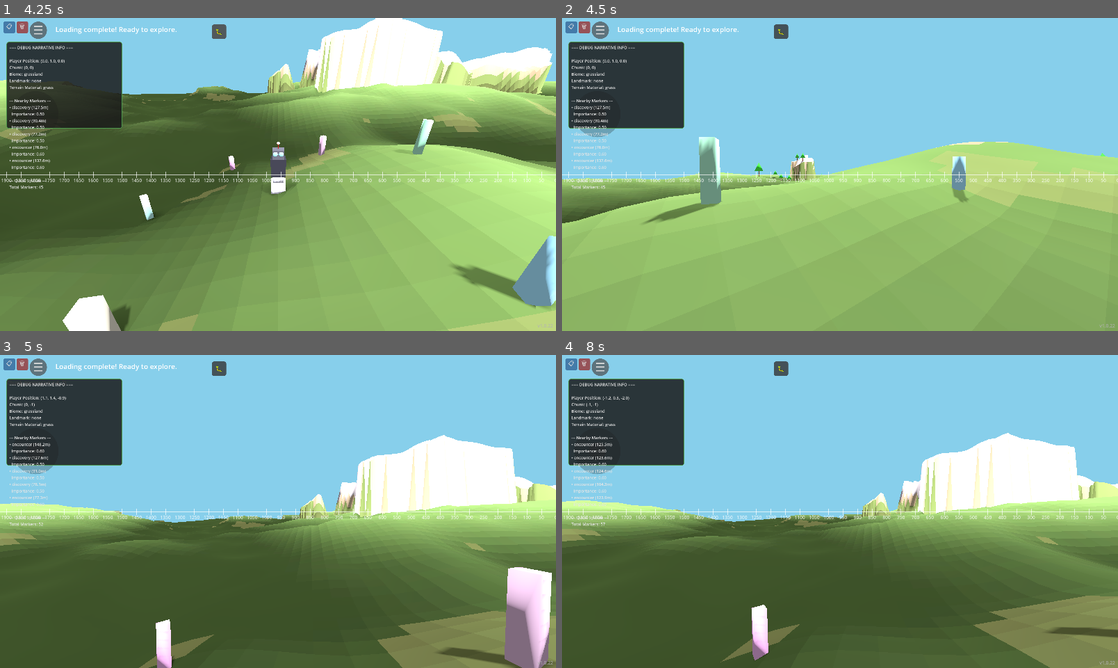
Above: before the commit, frames 1-4 (two rows, left to right).
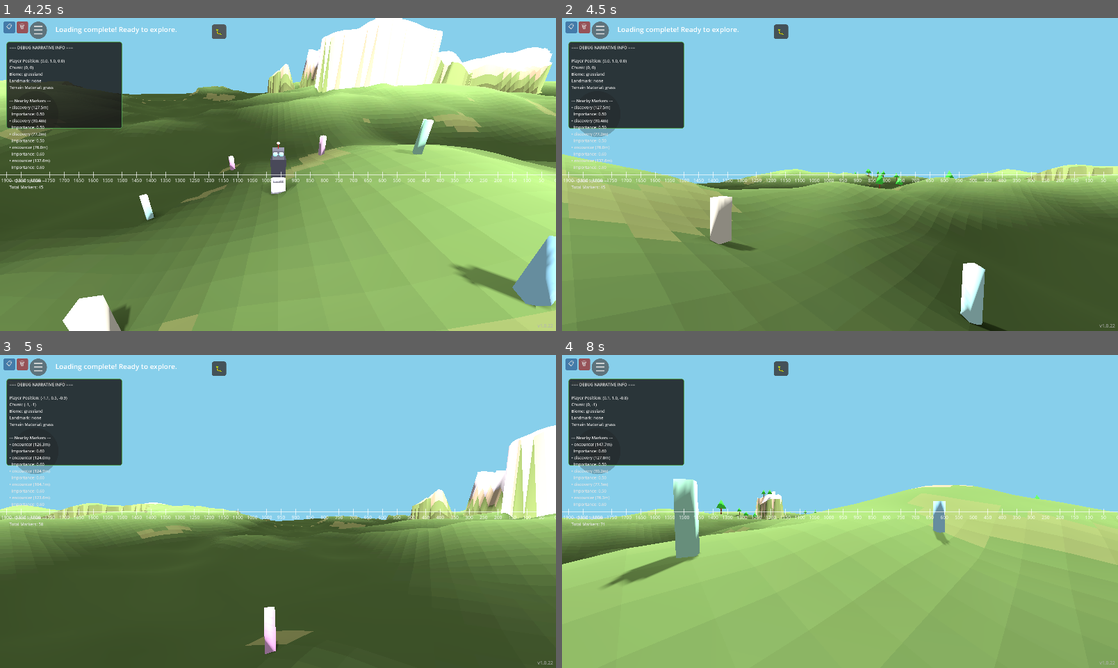
Above: after the commit, the same moments.

Repository: felix-dieterle/YouGame_godot4_public
Game: Godot game, scene res://scenes/main.tscn
The game is run twice, just before and just after one commit, with the same random seed, the same clock (stepped at 60 frames per second) and the same inputs.
Inputs (mouse positions are in pixels of both pictures, inside the frame that each line leads up to):
- Up to frame 1 (4.25 s): click "📋" at 0.5 s; click "🗑" at 1.25 s; click "☰" at 2 s; click "▶ Resume Game" at 2.75 s; click "🐛" at 3.5 s
- Up to frame 2 (4.5 s): tap Enter at 4.25 s; move the mouse to (962, 158) at 4.27 s; hold Right (ui_right) from 4.28 s (still down); hold V (toggle_camera_view) from 4.28 s (still down); click (962, 158) at 4.42 s
- Up to frame 3 (5 s): keep holding Right (ui_right); keep holding V (toggle_camera_view)
- Up to frame 4 (8 s): release Right (ui_right) at 5 s; release V (toggle_camera_view) at 5 s; drag from (728, 527) to (812, 574) at 5.02 s; move the mouse to (895, 442) at 5.77 s; hold Right (ui_right) 5.78-6.5 s; hold V (toggle_camera_view) 5.78-6.5 s; drag from (812, 574) to (673, 464) at 6.52 s; tap Space at 7.25 s; move the mouse to (1006, 558) at 7.27 s; hold Left (ui_left) from 7.28 s (still down); hold V (toggle_camera_view) from 7.28 s (still down)

Frame 1 is identical in both runs. In frame 2, 53% of the frame differs, in the area x 0-100%, y 38-100%; in frame 3, 22%; in frame 4, 55%, in the area x 0-100%, y 13-100%.

Commit message:
Fix first-person joystick left/right inversion by negating input_dir.x
Co-authored-by: felix-dieterle <1490062+felix-dieterle@users.noreply.github.com>

Diff:
--- a/scripts/player.gd
+++ b/scripts/player.gd
@@ -93,8 +93,11 @@
     if input_dir.length() > 0.01:
         if is_first_person:
             # First-person: Transform input by player's rotation
-            # input_dir.x → X axis (right/left), -input_dir.y → Z axis (forward/back, negated to convert UI coords to 3D)
-            var input_3d = Vector3(input_dir.x, 0, -input_dir.y).normalized()
+            # In first-person, the camera is rotated 180° (PI radians) to look forward
+            # This means we need to invert the X-axis input so that right joystick = turn right
+            # -input_dir.x → X axis (right/left, negated for first-person camera orientation)
+            # -input_dir.y → Z axis (forward/back, negated to convert UI coords to 3D)
+            var input_3d = Vector3(-input_dir.x, 0, -input_dir.y).normalized()
             direction = input_3d.rotated(Vector3.UP, rotation.y)
         else:
             # Third-person: World-relative movement
